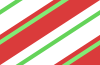
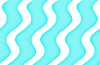
Layered file, before and after one edit (100px x 65px). Changes by layer:
showed group "wiggles" (3 layers) over [0, 0, 100, 65]
painted on "Shape 3" over [0, 0, 100, 65]
hid group "stripes" (4 layers) over [0, 0, 100, 65]
